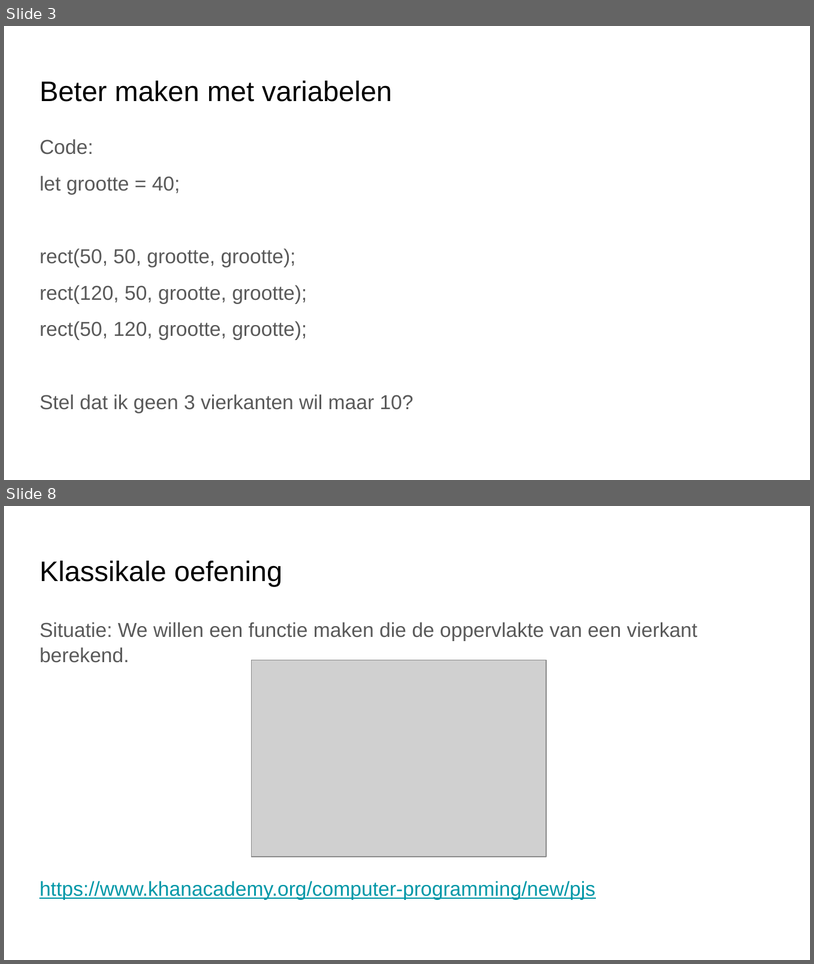
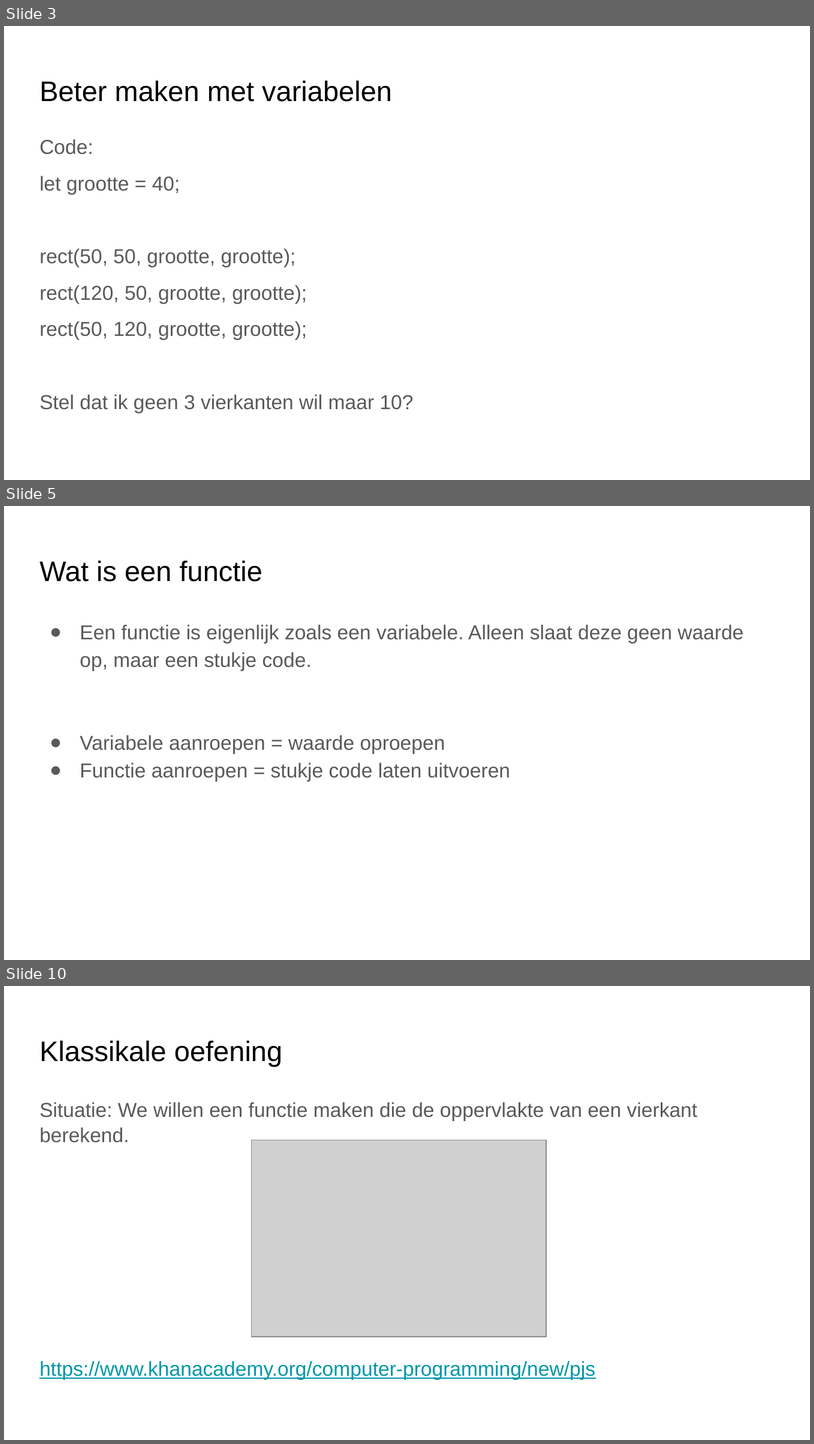
Before and after one commit to emmauscollege/emmauscollege.github.io, a slide deck: methode/static/theorie/programmeren/3-Functies.pptx. Shown one above the other, each under a label of ours: slides 3 and 8 before the commit, slides 3, 5 and 10 after it; the slides between them are not shown. The pictures are 814x964 and 814x1444 pixels, drawn with LibreOffice and Linux fonts; fonts in the diff are those of the drawing; grey boxes stand for pictures. Boxes give left, top, right and bottom in pixels: in the first picture for what was removed or moved away, otherwise in the second. Text is boxed around its words. In the diff, an @@ line names an element or a change of style, - is before the commit and + after.

```diff
--- a/methode/static/theorie/programmeren/3-Functies.pptx
+++ b/methode/static/theorie/programmeren/3-Functies.pptx
@@ slide 5 added at (4,506,810,960), background #FFFFFF @@
@@ title added at (39,561,263,582), 25.2 pt, text #000000 @@
+Wat is een functie
@@ text added at (80,624,744,781), 18 pt, text #595959 @@
+● Een functie is eigenlijk zoals een variabele. Alleen slaat deze geen waarde op, maar een stukje code.
+● Variabele aanroepen = waarde oproepen
+● Functie aanroepen = stukje code laten uitvoeren
@@ what was slide 8 is now slide 10 @@
```
Also in this commit, not shown: 4 slides changed, 1 other slide added.
